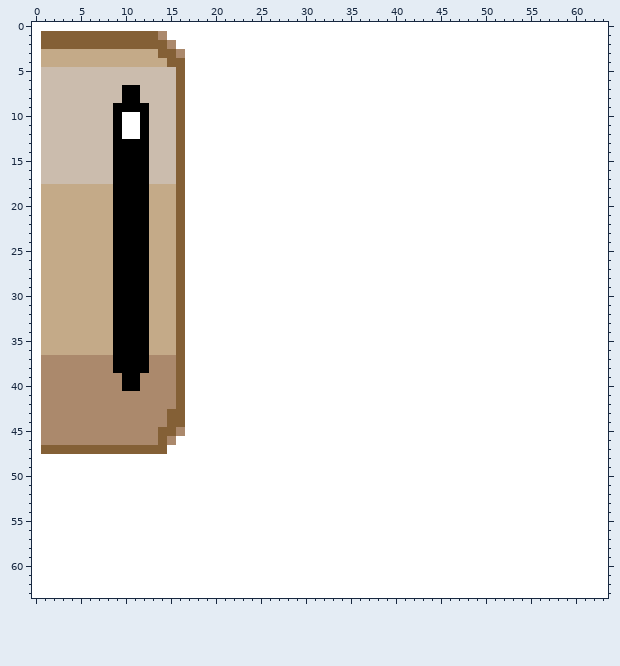
Edited in one commit: pixel-art file (textures/Head.aseprite). That is the earlier state.
64x64 pixels, 1 frame.
After:
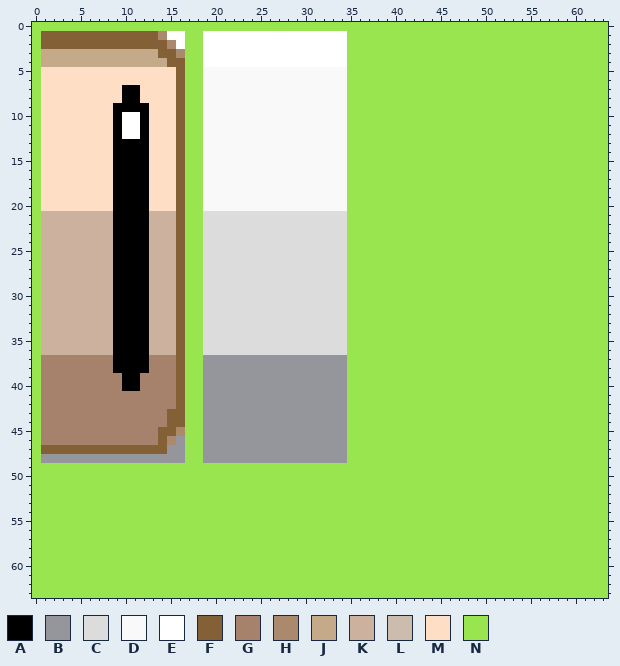
Palette (. is transparent): A #000000  B #95959c  C #dcdcdc  D #f9f9f9  E #ffffff  F #846036  G #a6816c  H #ab896c  J #c4aa88  K #ccb19e  L #cbbcad  M #ffdec6  N #99e550
Commit: recolor + helmet color
Changes in this commit:
layer "Contrast" added
layer "helmet shaded" added
layer "Headbase" removed
Changed rows in their new state; - is an unchanged pixel.
Layers "helmet shaded", "face", "Contrast":
first column x 0:
 0 NNNNNNNNNNNNNNNNNNNNNNNNNNNNNNNNNNNNNNNNNNNNNNNNNNNNNNNNNNNNNNNN
 1 N----------------NN----------------NNNNNNNNNNNNNNNNNNNNNNNNNNNNN
 2 N----------------NN----------------NNNNNNNNNNNNNNNNNNNNNNNNNNNNN
 3 N----------------NN----------------NNNNNNNNNNNNNNNNNNNNNNNNNNNNN
 4 N----------------NN----------------NNNNNNNNNNNNNNNNNNNNNNNNNNNNN
 5 NMMMMMMMMMMMMMMM-NNDDDDDDDDDDDDDDDDNNNNNNNNNNNNNNNNNNNNNNNNNNNNN
 6 NMMMMMMMMMMMMMMM-NNDDDDDDDDDDDDDDDDNNNNNNNNNNNNNNNNNNNNNNNNNNNNN
 7 NMMMMMMMMM--MMMM-NNDDDDDDDDDDDDDDDDNNNNNNNNNNNNNNNNNNNNNNNNNNNNN
 8 NMMMMMMMMM--MMMM-NNDDDDDDDDDDDDDDDDNNNNNNNNNNNNNNNNNNNNNNNNNNNNN
 9 NMMMMMMMM----MMM-NNDDDDDDDDDDDDDDDDNNNNNNNNNNNNNNNNNNNNNNNNNNNNN
10 NMMMMMMMM----MMM-NNDDDDDDDDDDDDDDDDNNNNNNNNNNNNNNNNNNNNNNNNNNNNN
11 NMMMMMMMM----MMM-NNDDDDDDDDDDDDDDDDNNNNNNNNNNNNNNNNNNNNNNNNNNNNN
12 NMMMMMMMM----MMM-NNDDDDDDDDDDDDDDDDNNNNNNNNNNNNNNNNNNNNNNNNNNNNN
13 NMMMMMMMM----MMM-NNDDDDDDDDDDDDDDDDNNNNNNNNNNNNNNNNNNNNNNNNNNNNN
14 NMMMMMMMM----MMM-NNDDDDDDDDDDDDDDDDNNNNNNNNNNNNNNNNNNNNNNNNNNNNN
15 NMMMMMMMM----MMM-NNDDDDDDDDDDDDDDDDNNNNNNNNNNNNNNNNNNNNNNNNNNNNN
16 NMMMMMMMM----MMM-NNDDDDDDDDDDDDDDDDNNNNNNNNNNNNNNNNNNNNNNNNNNNNN
17 NMMMMMMMM----MMM-NNDDDDDDDDDDDDDDDDNNNNNNNNNNNNNNNNNNNNNNNNNNNNN
18 NMMMMMMMM----MMM-NNDDDDDDDDDDDDDDDDNNNNNNNNNNNNNNNNNNNNNNNNNNNNN
19 NMMMMMMMM----MMM-NNDDDDDDDDDDDDDDDDNNNNNNNNNNNNNNNNNNNNNNNNNNNNN
20 NMMMMMMMM----MMM-NNDDDDDDDDDDDDDDDDNNNNNNNNNNNNNNNNNNNNNNNNNNNNN
21 NKKKKKKKK----KKK-NNCCCCCCCCCCCCCCCCNNNNNNNNNNNNNNNNNNNNNNNNNNNNN
22 NKKKKKKKK----KKK-NNCCCCCCCCCCCCCCCCNNNNNNNNNNNNNNNNNNNNNNNNNNNNN
23 NKKKKKKKK----KKK-NNCCCCCCCCCCCCCCCCNNNNNNNNNNNNNNNNNNNNNNNNNNNNN
24 NKKKKKKKK----KKK-NNCCCCCCCCCCCCCCCCNNNNNNNNNNNNNNNNNNNNNNNNNNNNN
25 NKKKKKKKK----KKK-NNCCCCCCCCCCCCCCCCNNNNNNNNNNNNNNNNNNNNNNNNNNNNN
26 NKKKKKKKK----KKK-NNCCCCCCCCCCCCCCCCNNNNNNNNNNNNNNNNNNNNNNNNNNNNN
27 NKKKKKKKK----KKK-NNCCCCCCCCCCCCCCCCNNNNNNNNNNNNNNNNNNNNNNNNNNNNN
28 NKKKKKKKK----KKK-NNCCCCCCCCCCCCCCCCNNNNNNNNNNNNNNNNNNNNNNNNNNNNN
29 NKKKKKKKK----KKK-NNCCCCCCCCCCCCCCCCNNNNNNNNNNNNNNNNNNNNNNNNNNNNN
30 NKKKKKKKK----KKK-NNCCCCCCCCCCCCCCCCNNNNNNNNNNNNNNNNNNNNNNNNNNNNN
31 NKKKKKKKK----KKK-NNCCCCCCCCCCCCCCCCNNNNNNNNNNNNNNNNNNNNNNNNNNNNN
32 NKKKKKKKK----KKK-NNCCCCCCCCCCCCCCCCNNNNNNNNNNNNNNNNNNNNNNNNNNNNN
33 NKKKKKKKK----KKK-NNCCCCCCCCCCCCCCCCNNNNNNNNNNNNNNNNNNNNNNNNNNNNN
34 NKKKKKKKK----KKK-NNCCCCCCCCCCCCCCCCNNNNNNNNNNNNNNNNNNNNNNNNNNNNN
35 NKKKKKKKK----KKK-NNCCCCCCCCCCCCCCCCNNNNNNNNNNNNNNNNNNNNNNNNNNNNN
36 NKKKKKKKK----KKK-NNCCCCCCCCCCCCCCCCNNNNNNNNNNNNNNNNNNNNNNNNNNNNN
37 NGGGGGGGG----GGG-NNBBBBBBBBBBBBBBBBNNNNNNNNNNNNNNNNNNNNNNNNNNNNN
38 NGGGGGGGG----GGG-NNBBBBBBBBBBBBBBBBNNNNNNNNNNNNNNNNNNNNNNNNNNNNN
39 NGGGGGGGGG--GGGG-NNBBBBBBBBBBBBBBBBNNNNNNNNNNNNNNNNNNNNNNNNNNNNN
40 NGGGGGGGGG--GGGG-NNBBBBBBBBBBBBBBBBNNNNNNNNNNNNNNNNNNNNNNNNNNNNN
41 NGGGGGGGGGGGGGGG-NNBBBBBBBBBBBBBBBBNNNNNNNNNNNNNNNNNNNNNNNNNNNNN
42 NGGGGGGGGGGGGGGG-NNBBBBBBBBBBBBBBBBNNNNNNNNNNNNNNNNNNNNNNNNNNNNN
43 NGGGGGGGGGGGGGG--NNBBBBBBBBBBBBBBBBNNNNNNNNNNNNNNNNNNNNNNNNNNNNN
44 NGGGGGGGGGGGGGG--NNBBBBBBBBBBBBBBBBNNNNNNNNNNNNNNNNNNNNNNNNNNNNN
45 NGGGGGGGGGGGGG---NNBBBBBBBBBBBBBBBBNNNNNNNNNNNNNNNNNNNNNNNNNNNNN
46 NGGGGGGGGGGGGG--BNNBBBBBBBBBBBBBBBBNNNNNNNNNNNNNNNNNNNNNNNNNNNNN
47 N--------------BBNNBBBBBBBBBBBBBBBBNNNNNNNNNNNNNNNNNNNNNNNNNNNNN
48 NBBBBBBBBBBBBBBBBNNBBBBBBBBBBBBBBBBNNNNNNNNNNNNNNNNNNNNNNNNNNNNN
49 NNNNNNNNNNNNNNNNNNNNNNNNNNNNNNNNNNNNNNNNNNNNNNNNNNNNNNNNNNNNNNNN
50 NNNNNNNNNNNNNNNNNNNNNNNNNNNNNNNNNNNNNNNNNNNNNNNNNNNNNNNNNNNNNNNN
51 NNNNNNNNNNNNNNNNNNNNNNNNNNNNNNNNNNNNNNNNNNNNNNNNNNNNNNNNNNNNNNNN
52 NNNNNNNNNNNNNNNNNNNNNNNNNNNNNNNNNNNNNNNNNNNNNNNNNNNNNNNNNNNNNNNN
53 NNNNNNNNNNNNNNNNNNNNNNNNNNNNNNNNNNNNNNNNNNNNNNNNNNNNNNNNNNNNNNNN
54 NNNNNNNNNNNNNNNNNNNNNNNNNNNNNNNNNNNNNNNNNNNNNNNNNNNNNNNNNNNNNNNN
55 NNNNNNNNNNNNNNNNNNNNNNNNNNNNNNNNNNNNNNNNNNNNNNNNNNNNNNNNNNNNNNNN
56 NNNNNNNNNNNNNNNNNNNNNNNNNNNNNNNNNNNNNNNNNNNNNNNNNNNNNNNNNNNNNNNN
57 NNNNNNNNNNNNNNNNNNNNNNNNNNNNNNNNNNNNNNNNNNNNNNNNNNNNNNNNNNNNNNNN
58 NNNNNNNNNNNNNNNNNNNNNNNNNNNNNNNNNNNNNNNNNNNNNNNNNNNNNNNNNNNNNNNN
59 NNNNNNNNNNNNNNNNNNNNNNNNNNNNNNNNNNNNNNNNNNNNNNNNNNNNNNNNNNNNNNNN
60 NNNNNNNNNNNNNNNNNNNNNNNNNNNNNNNNNNNNNNNNNNNNNNNNNNNNNNNNNNNNNNNN
61 NNNNNNNNNNNNNNNNNNNNNNNNNNNNNNNNNNNNNNNNNNNNNNNNNNNNNNNNNNNNNNNN
62 NNNNNNNNNNNNNNNNNNNNNNNNNNNNNNNNNNNNNNNNNNNNNNNNNNNNNNNNNNNNNNNN
63 NNNNNNNNNNNNNNNNNNNNNNNNNNNNNNNNNNNNNNNNNNNNNNNNNNNNNNNNNNNNNNNN
Changed places in both pictures, as pixel boxes (x1, y1, x2, y2):
changed: (32, 22, 608, 598)
